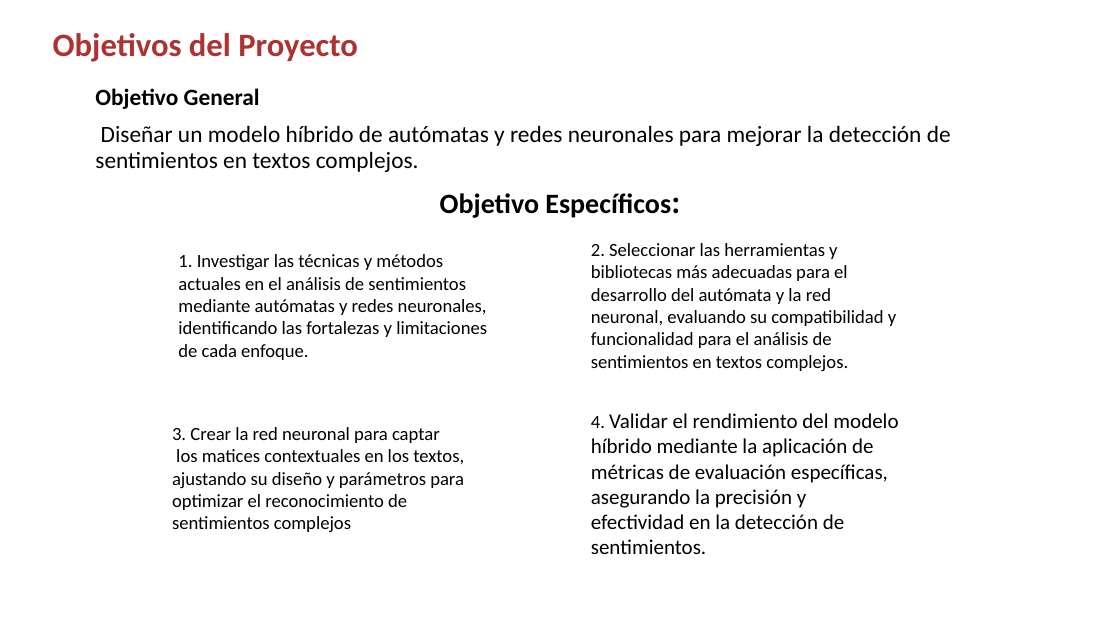
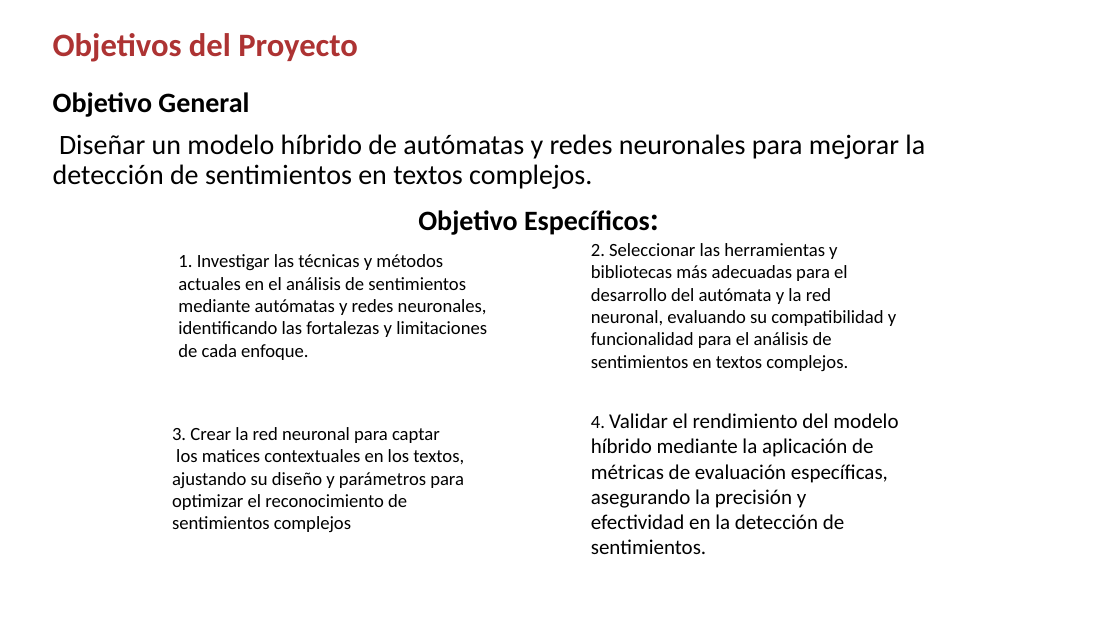
Before and after one commit to Juliope17/Proyecto-final-detector-de-sentimientos-de-rese-as, a slide deck: slide 4 of Modelo_Hibrido_Analisis_Sentimientos_Actualizado.pptx. Drawn at 1120x630 pixels with LibreOffice and Linux fonts; fonts in the diff are those of the drawing; background and template pictures are left out. Boxes give left, top, right and bottom in pixels: in the first picture for what was removed or moved away, otherwise in the second. Text is boxed around its words. In the diff, an @@ line names an element or a change of style, - is before the commit and + after.

```diff
--- a/Modelo_Hibrido_Analisis_Sentimientos_Actualizado.pptx
+++ b/Modelo_Hibrido_Analisis_Sentimientos_Actualizado.pptx
@@ text "Objetivo General" moved from (x1=95, y1=88, x2=951, y2=218) to (x1=53, y1=92, x2=925, y2=235) @@
@@ text at (x1=53, y1=92, x2=925, y2=189): size 20 to 24 pt in "Objetivo General", "Diseñar un modelo híbrido de autómatas y ..." @@
```
Also in this commit, not shown: 3 other slides changed.
